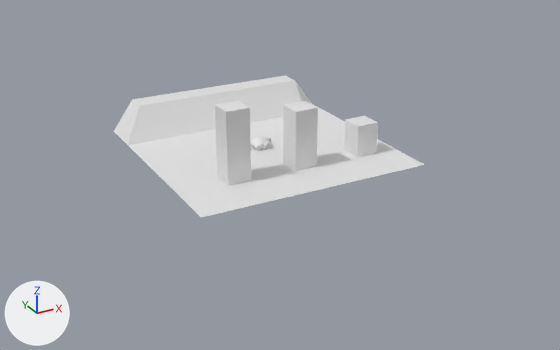
A saved change to the Blender file assets.blend.
The view is the same before and after, from a camera (50 mm lens) standing at (-30.5, -59.2, 26.4) and looking at (0.1, -3.5, -1.5). Every picture has the same lights, and +X, +Y and +Z are marked at lower left.

Script lines for the objects in view, before the commit:
```python
me_plane_001 = bpy.data.meshes.new('Plane.001')
me_plane_001.from_pydata(...)  # 133 vertices, 112 faces; spans x -10.6..10.6, y -10.6..10.6, z 0.0..6.4
ob_ground = bpy.data.objects.new('ground', me_plane_001)
ob_ground.location = (0.0, 0.0, 0.0)
```
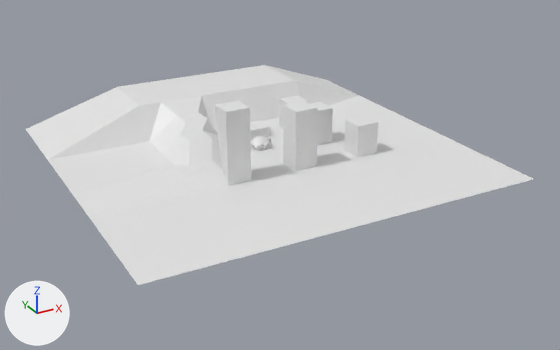
The edits, one by one:
me_plane_001 is used by ob_ground; location (0.0, 0.0, 0.0).
me_plane_001 had 133 vertices, 112 faces and spanned x -10.6..10.6, y -10.6..10.6, z 0.0..6.4.
me_plane_001 now has 145 vertices, 124 faces and spans x -17.9..16.6, y -17.4..15.3, z 0.0..6.4.
Part 1, on me_plane_001:
3 faces are deleted.
9 vertices in x -10.6, y -8.5..8.5, z 0.0 move by (-7.3, 0.0, 0.0).
9 vertices in x -8.5..8.5, y -10.6, z 0.0 move by (0.0, -6.8, 0.0).
9 vertices in x 10.6, y -8.5..8.5, z 0.0 move by (6.0, 0.0, 0.0).
9 vertices in x -8.5..8.5, y 10.6, z 2.9 move by (0.0, 4.7, 0.0).
4 vertices in x -6.3..-4.2, y 0.0..2.1, z 0.0 move by (-0.7, 0.0, 1.8).
4 vertices in x -6.3..-4.2, y 4.2..6.3, z 0.0 move by (0.8, 0.0, 2.0).
8 vertices move from x -10.6..10.6, y -10.6..10.6, z 0.0 to x -17.9..16.6, y -17.4..15.3, z 0.0..0.7.
12 vertices are added at x 0.0..6.3, y -2.1..4.2, z 0.9..3.4.
15 new faces join them.

Where the change shows, as pixel boxes [x1, y1, x2, y2] in the pictures (560 x 350 px):
'ground', reshaped (63% wider, 55% taller): before [114, 76, 425, 218]; after [26, 65, 533, 285]
